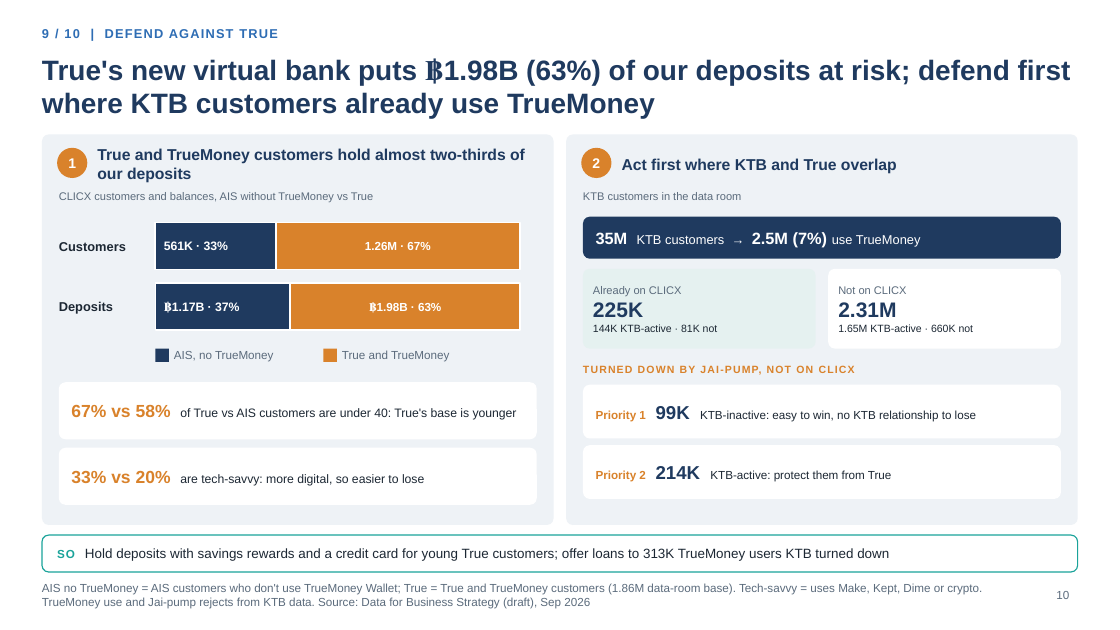
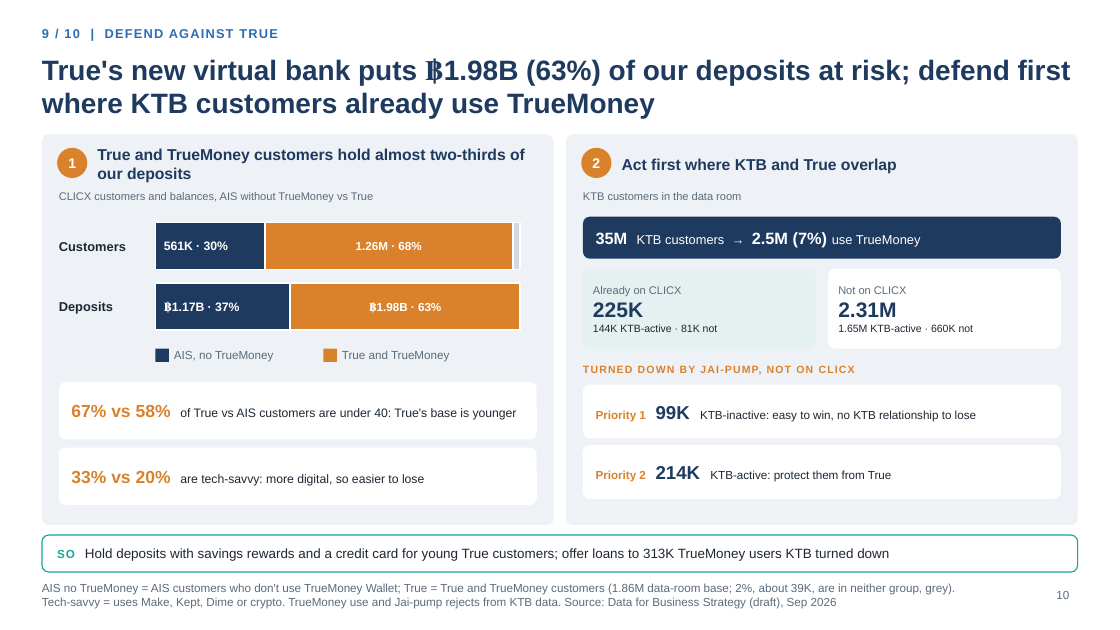
Before and after one commit to hweisim/claude_code, a slide deck: slide 10 of clicx_insights/CLICX_Storyline_v2.pptx. Drawn at 1120x630 pixels with LibreOffice and Linux fonts; fonts in the diff are those of the drawing; background and template pictures are left out. Boxes give left, top, right and bottom in pixels: in the first picture for what was removed or moved away, otherwise in the second. Text is boxed around its words. In the diff, an @@ line names an element or a change of style, - is before the commit and + after.

```diff
--- a/clicx_insights/CLICX_Storyline_v2.pptx
+++ b/clicx_insights/CLICX_Storyline_v2.pptx
@@ rectangle: place and size @@
-rectangle at <box>155,223,276,270</box>
+rectangle at <box>155,223,265,270</box>
@@ rectangle: place and size @@
-rectangle at <box>276,223,520,270</box>
+rectangle at <box>265,223,513,270</box>
@@ rectangle added at <box>513,223,520,270</box>, fill #D3D9E0, outline #FFFFFF 1.5 pt @@
@@ text at <box>164,241,228,250</box>: text changed @@
-561K · 33%
+561K · 30%
@@ text at <box>356,242,421,250</box>: text changed @@
-1.26M · 67%
+1.26M · 68%
@@ text at <box>42,583,955,609</box>: text changed @@
-AIS no TrueMoney = AIS customers who don't use TrueMoney Wallet; True = True and TrueMoney customers (1.86M data-room base). Tech-savvy = uses Make, Kept, Dime or crypto. TrueMoney use and Jai-pump rejects from KTB data. Source: Data for Business Strategy (draft), Sep 2026
+AIS no TrueMoney = AIS customers who don't use TrueMoney Wallet; True = True and TrueMoney customers (1.86M data-room base; 2%, about 39K, are in neither group, grey). Tech-savvy = uses Make, Kept, Dime or crypto. TrueMoney use and Jai-pump rejects from KTB data. Source: Data for Business Strategy (draft), Sep 2026
```
Also in this commit, not shown: 2 other files.
